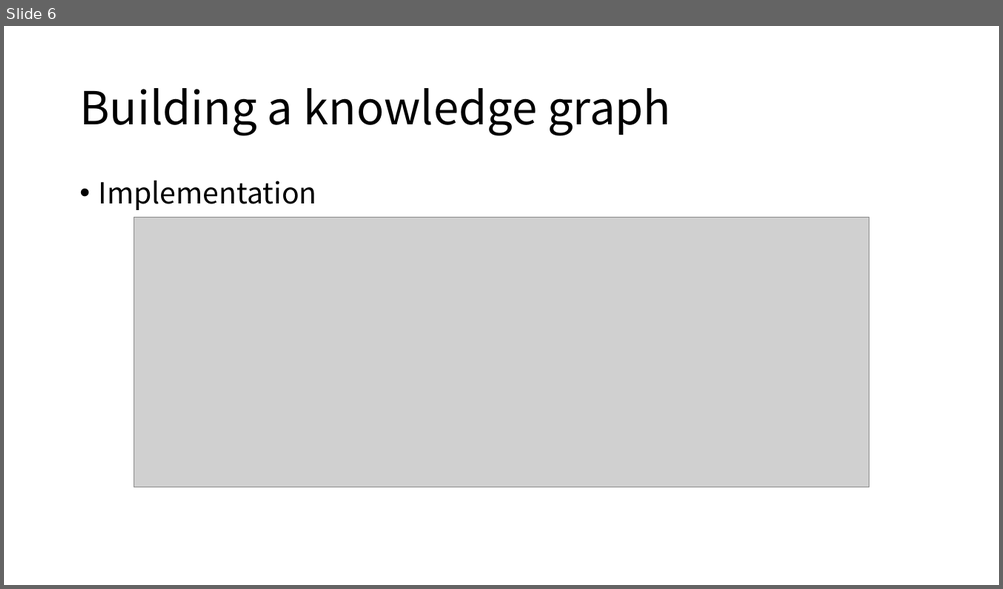
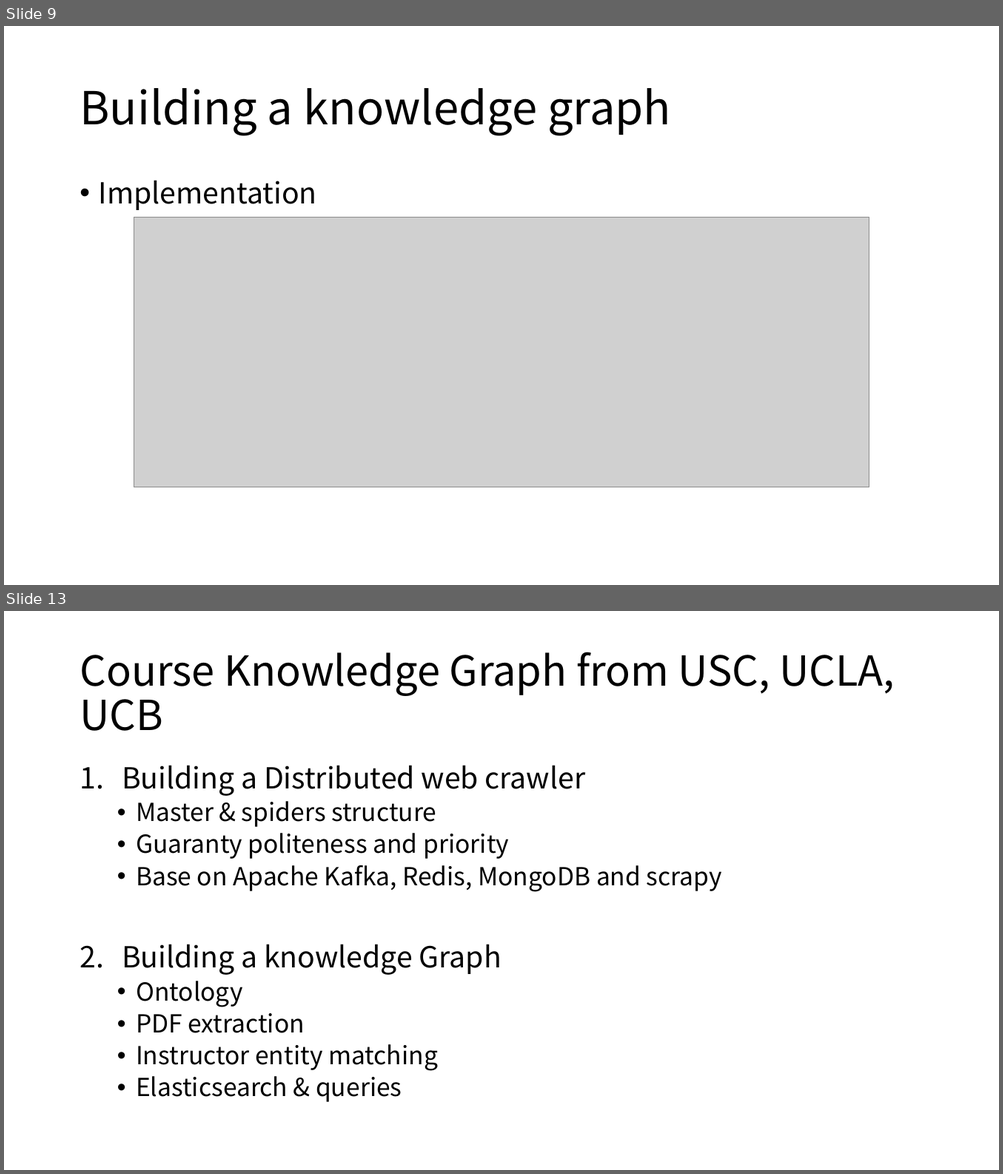
Before and after one commit to GUZiGit/INF558Group, a slide deck: Documents/FinalPresentation/finalPre.pptx. Shown one above the other, each under a label of ours: slide 6 before the commit, slides 9 and 13 after it; the slides between them are not shown. The pictures are 1003x589 and 1003x1174 pixels, drawn with LibreOffice and Linux fonts; fonts in the diff are those of the drawing; grey boxes stand for pictures. Boxes give left, top, right and bottom in pixels: in the first picture for what was removed or moved away, otherwise in the second. Text is boxed around its words. In the diff, an @@ line names an element or a change of style, - is before the commit and + after.

```diff
--- a/Documents/FinalPresentation/finalPre.pptx
+++ b/Documents/FinalPresentation/finalPre.pptx
@@ slide 13 added at [4, 611, 999, 1170], background #FFFFFF @@
@@ title added at [79, 652, 894, 731], 40 pt, text #000000 @@
+Course Knowledge Graph from USC, UCLA, UCB
@@ text added at [122, 765, 722, 1102], 24 pt, text #000000 @@
+1. Building a Distributed web crawler
+  • Master & spiders structure
+  • Guaranty politeness and priority
+  • Base on Apache Kafka, Redis, MongoDB and scrapy
+2. Building a knowledge Graph
+  • Ontology
+  • PDF extraction
+  • Instructor entity matching
+  • Elasticsearch & queries
@@ what was slide 6 is now slide 9 @@
```
Also in this commit, not shown: 5 slides changed, 4 other slides added, 1 other file.
